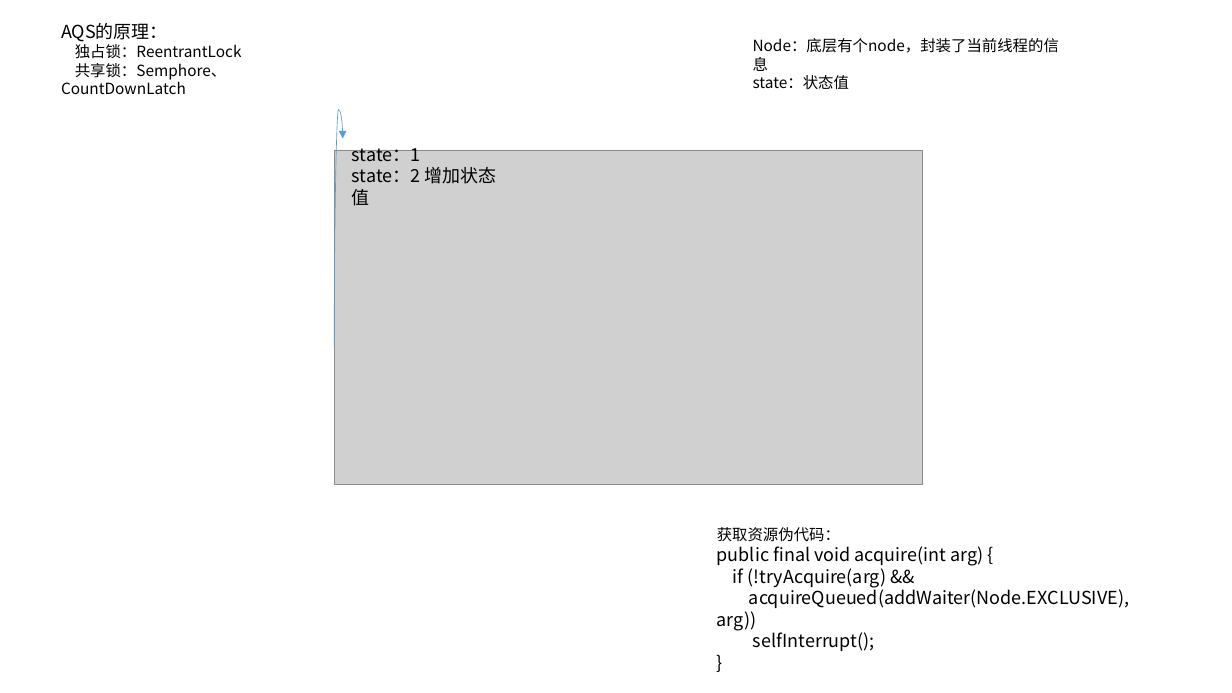
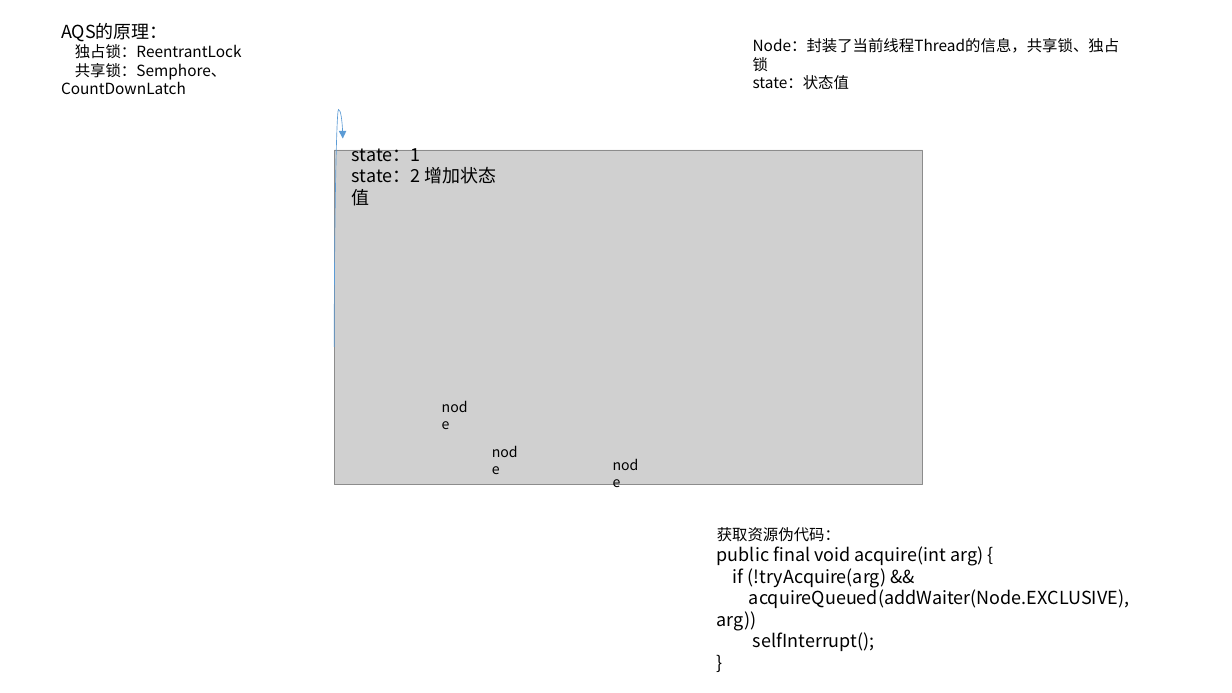
Before and after one commit to dengboyu/future, a slide deck: slide 13 of doc/doc.pptx. Drawn at 1232x693 pixels with LibreOffice and Linux fonts; fonts in the diff are those of the drawing; grey boxes stand for pictures. Boxes give left, top, right and bottom in pixels: in the first picture for what was removed or moved away, otherwise in the second. Text is boxed around its words. In the diff, an @@ line names an element or a change of style, - is before the commit and + after.

```diff
--- a/doc/doc.pptx
+++ b/doc/doc.pptx
@@ text at [753, 38, 1120, 71]: text changed @@
-Node：底层有个node，封装了当前线程的信息
+Node：封装了当前线程Thread的信息，共享锁、独占锁
@@ text added at [433, 394, 482, 421], 11 pt, text #000000 @@
+node
@@ text added at [482, 439, 532, 466], 11 pt, text #000000 @@
+node
@@ text added at [604, 452, 653, 479], 11 pt, text #000000 @@
+node
```
Also in this commit, not shown: 3 other slides changed, 3 other files.
